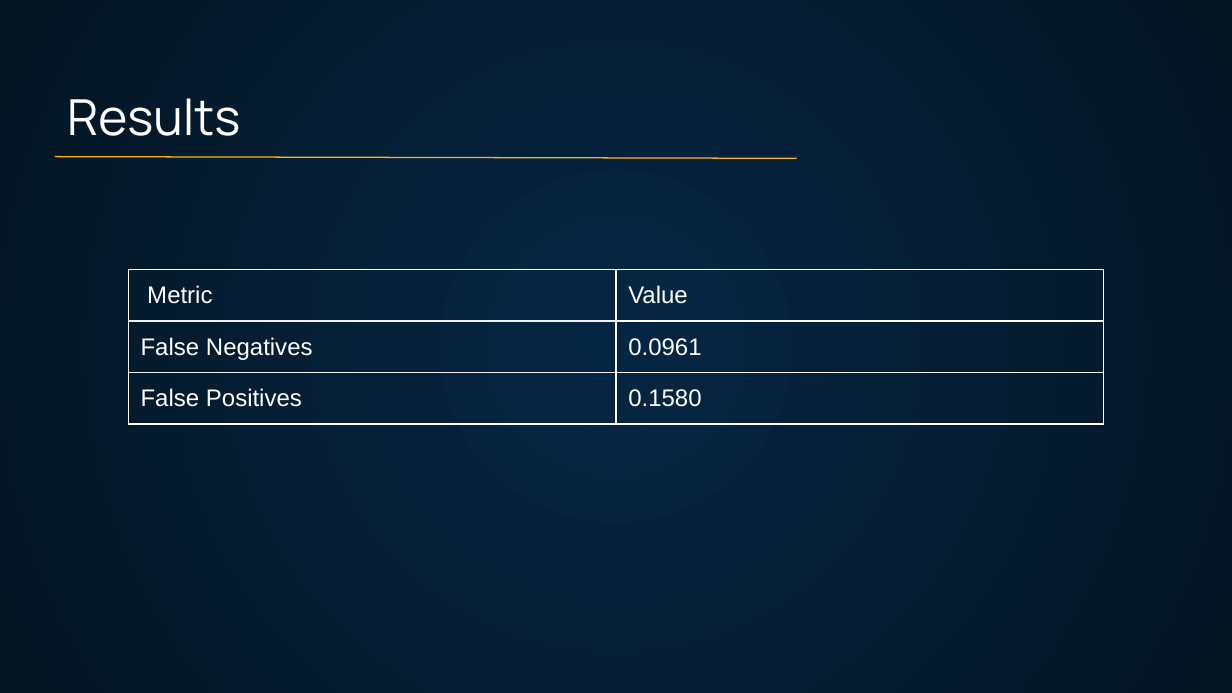
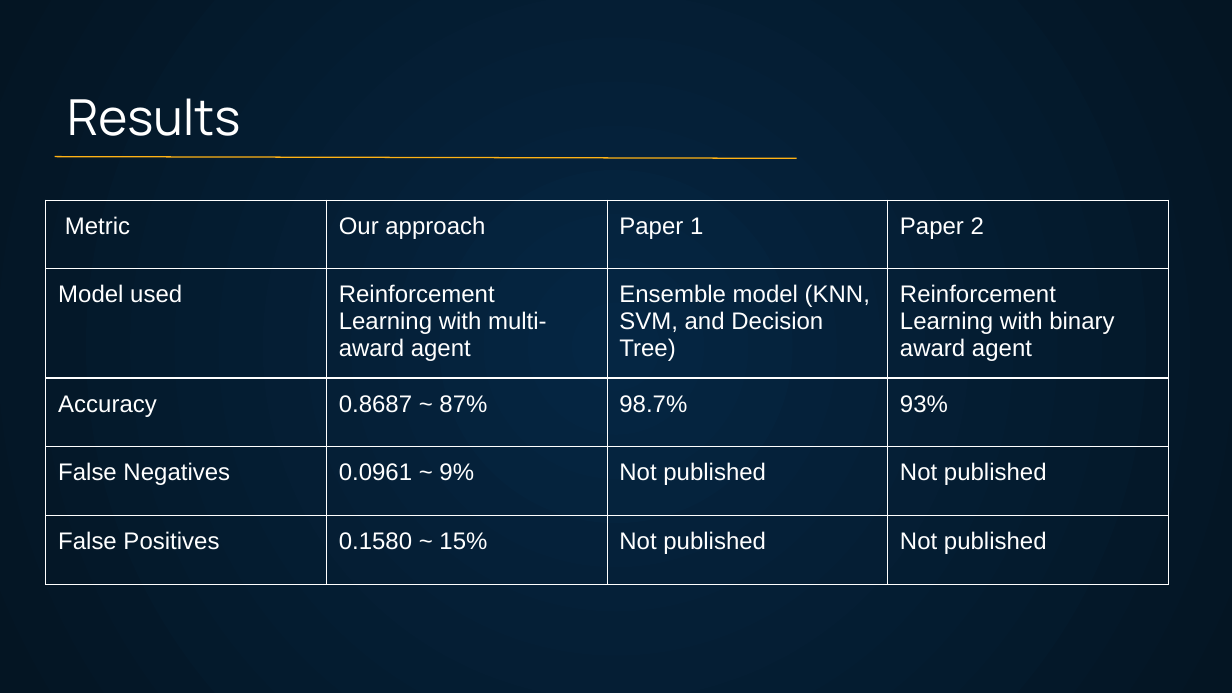
Before and after one commit to slowloris-98/DDoS_RL, a slide deck: slide 16 of CS258_Project_presentation.pptx (slide 15 before the commit). Drawn at 1232x693 pixels with LibreOffice and Linux fonts; fonts in the diff are those of the drawing. Boxes give left, top, right and bottom in pixels: in the first picture for what was removed or moved away, otherwise in the second. Text is boxed around its words. In the diff, an @@ line names an element or a change of style, - is before the commit and + after.

```diff
--- a/CS258_Project_presentation.pptx
+++ b/CS258_Project_presentation.pptx
@@ table added at (46,200,1169,604), 5 rows, 4 columns @@
+Metric | Our approach | Paper 1 | Paper 2
+Model used | Reinforcement Learning with multi-award agent | Ensemble model (KNN, SVM, and Decision Tree) | Reinforcement Learning with binary award agent
+Accuracy | 0.8687 ~ 87% | 98.7% | 93%
+False Negatives | 0.0961 ~ 9% | Not published | Not published
+False Positives | 0.1580 ~ 15% | Not published | Not published
@@ table removed at (128,270,1104,430), 3 rows, 2 columns @@
-Metric | Value
-False Negatives | 0.0961
-False Positives | 0.1580
```
Also in this commit, not shown: 4 other slides changed, 2 slides added, 2 other files.
